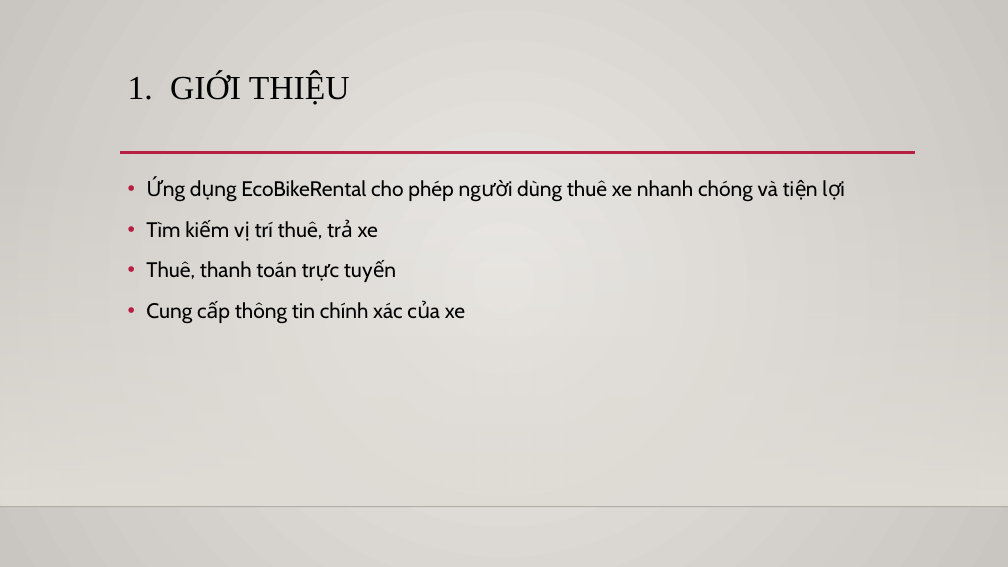
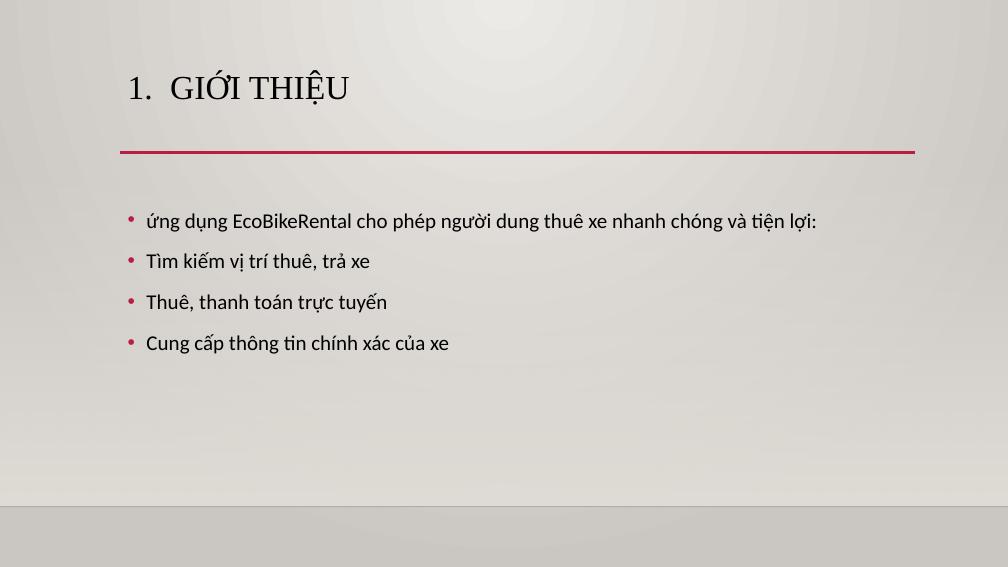
Before and after one commit to lam419/TKXDPM.KSCQ.20211-22, a slide deck: slide 2 of Design/TKXDPM.pptx. Drawn at 1008x567 pixels with LibreOffice and Linux fonts; fonts in the diff are those of the drawing; background and template pictures are left out. Boxes give left, top, right and bottom in pixels: in the first picture for what was removed or moved away, otherwise in the second. Text is boxed around its words. In the diff, an @@ line names an element or a change of style, - is before the commit and + after.

```diff
--- a/Design/TKXDPM.pptx
+++ b/Design/TKXDPM.pptx
@@ background gradient #EBE9E6 to #C9C5C0 to gradient #ECEAE7 to #CAC7C1 @@
@@ text "ứng dụng EcoBikeRental cho phép ...": place and size @@
-text "ứng dụng EcoBikeRental cho phép ..." at (146, 180, 778, 324)
+text "ứng dụng EcoBikeRental cho phép ..." at (146, 213, 817, 354)
@@ text at (146, 213, 817, 232): text changed; font Cabin to Calibri @@
-• Ứng dụng EcoBikeRental cho phép người dùng thuê xe nhanh chóng và tiện lợi
+• ứng dụng EcoBikeRental cho phép người dung thuê xe nhanh chóng và tiện lợi:
@@ text at (146, 252, 449, 354): font Cabin to Calibri in "Tìm kiếm vị trí thuê, trả xe", "Thuê, thanh toán trực tuyến", "Cung cấp thông tin chính xác của ..." @@
```
Also in this commit, not shown: 5 other slides changed, 6 slides added.
